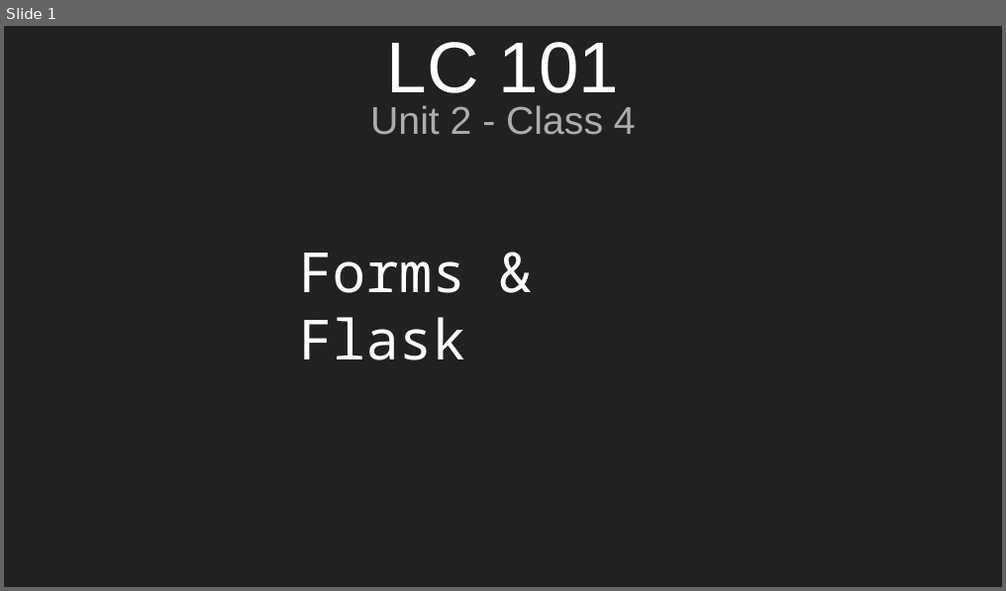
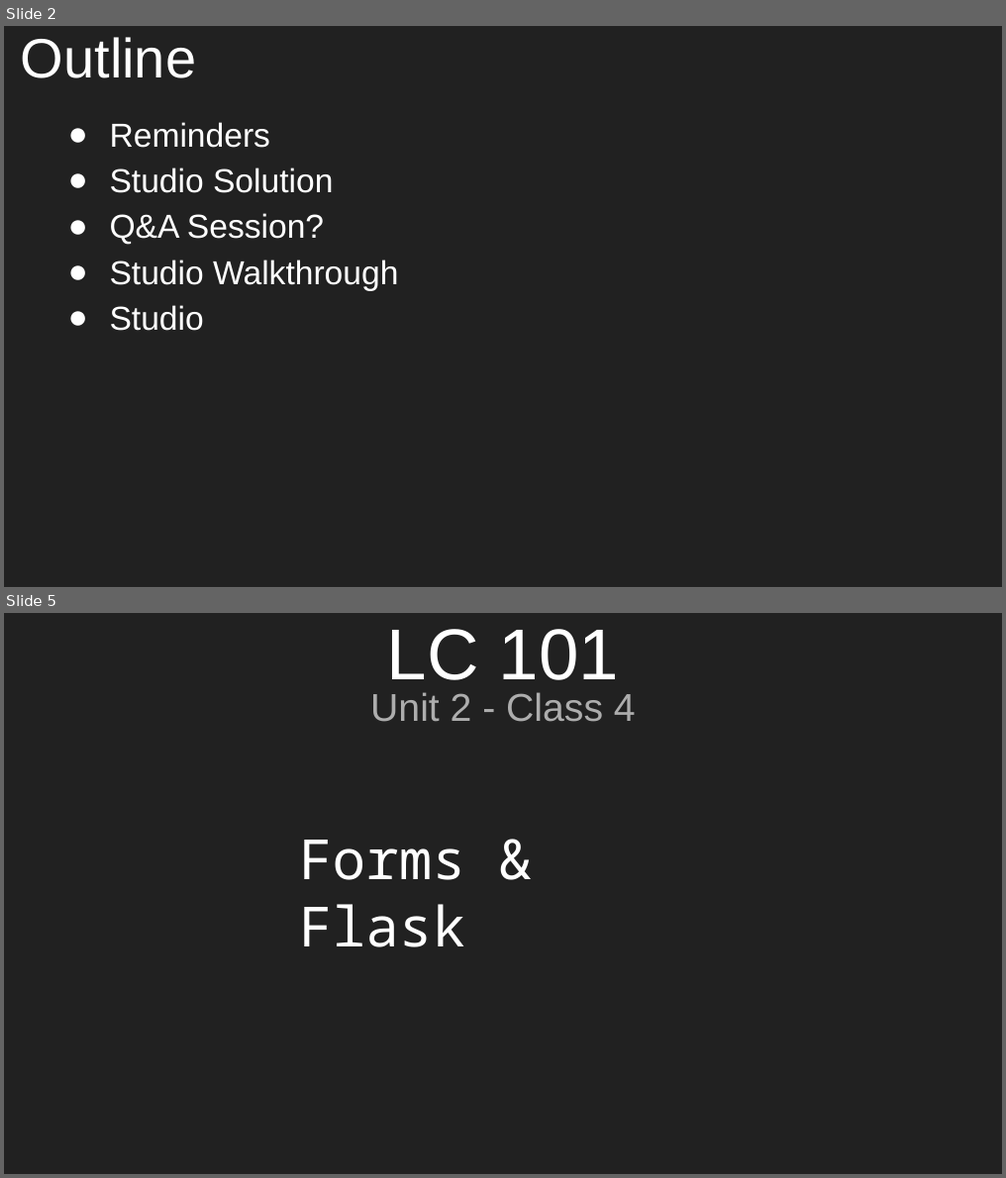
Before and after one commit to aleesham/lc101-unit2, a slide deck: slides/Unit 2 - LC 101 - Class 4.pptx. Shown one above the other, each under a label of ours: slide 1 before the commit, slides 2 and 5 after it; the slides between them are not shown. The pictures are 1006x591 and 1006x1178 pixels, drawn with LibreOffice and Linux fonts; fonts in the diff are those of the drawing. Boxes give left, top, right and bottom in pixels: in the first picture for what was removed or moved away, otherwise in the second. Text is boxed around its words. In the diff, an @@ line names an element or a change of style, - is before the commit and + after.

```diff
--- a/slides/Unit 2 - LC 101 - Class 4.pptx
+++ b/slides/Unit 2 - LC 101 - Class 4.pptx
@@ slide 2 added at [4, 26, 1002, 587], background #212121 @@
@@ title added at [21, 37, 196, 78], 40 pt, text #FFFFFF @@
+Outline
@@ text added at [110, 122, 398, 331], 24 pt, text #FFFFFF @@
+● Reminders
+● Studio Solution
+● Q&A Session?
+● Studio Walkthrough
+● Studio
@@ what was slide 1 is now slide 5 @@
```
Also in this commit, not shown: 1 slide changed, 4 other slides added, 1 other file.
